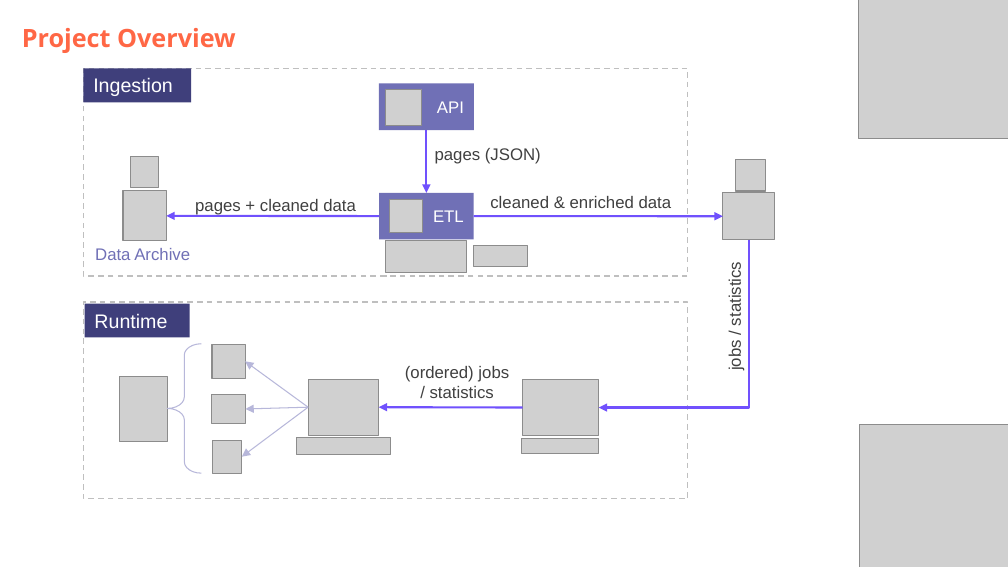
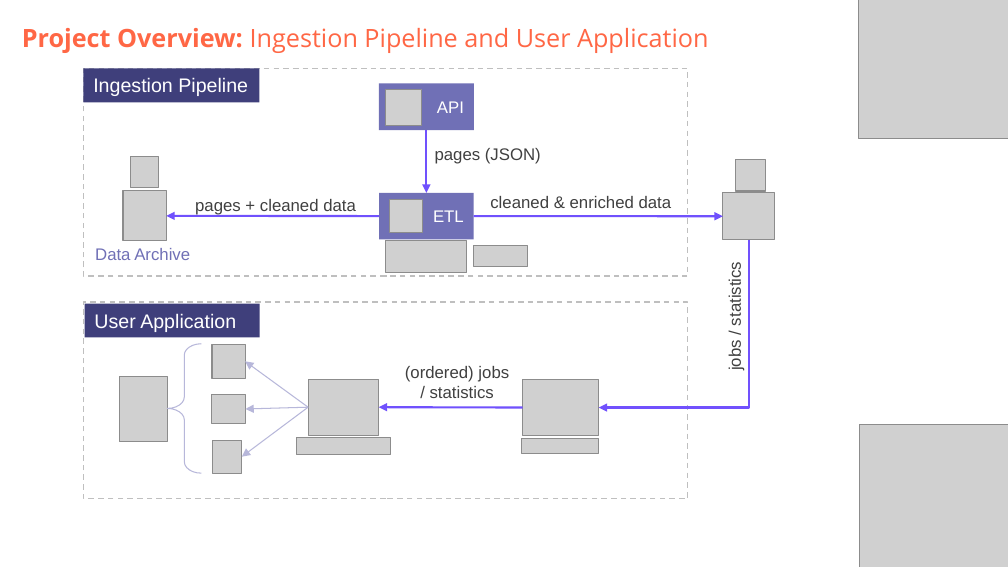
Before and after one commit to DataScientest-Studio/jun26bde-job-market, a slide deck: slide 4 of docs/defence/Defence.pptx. Drawn at 1008x567 pixels with LibreOffice and Linux fonts; fonts in the diff are those of the drawing; grey boxes stand for pictures; background and template pictures are left out. Boxes give left, top, right and bottom in pixels: in the first picture for what was removed or moved away, otherwise in the second. Text is boxed around its words. In the diff, an @@ line names an element or a change of style, - is before the commit and + after.

Commit message:
Add subtitles to most slides

```diff
--- a/docs/defence/Defence.pptx
+++ b/docs/defence/Defence.pptx
@@ subtitle at bbox=[22, 28, 708, 53]: text changed; bold off @@
-Project Overview
+Project Overview: Ingestion Pipeline and User Application
@@ rectangle "Ingestion Pipeline": place and size @@
-rectangle "Ingestion Pipeline" at bbox=[84, 69, 192, 103]
+rectangle "Ingestion Pipeline" at bbox=[84, 69, 260, 103]
@@ text in rectangle at bbox=[93, 77, 248, 96]: text changed @@
-Ingestion
+Ingestion Pipeline
@@ rectangle "User Application": place and size @@
-rectangle "User Application" at bbox=[85, 303, 190, 338]
+rectangle "User Application" at bbox=[85, 303, 260, 338]
@@ text in rectangle at bbox=[94, 313, 236, 332]: text changed @@
-Runtime
+User Application
```
Also in this commit, not shown: 6 other slides changed.
